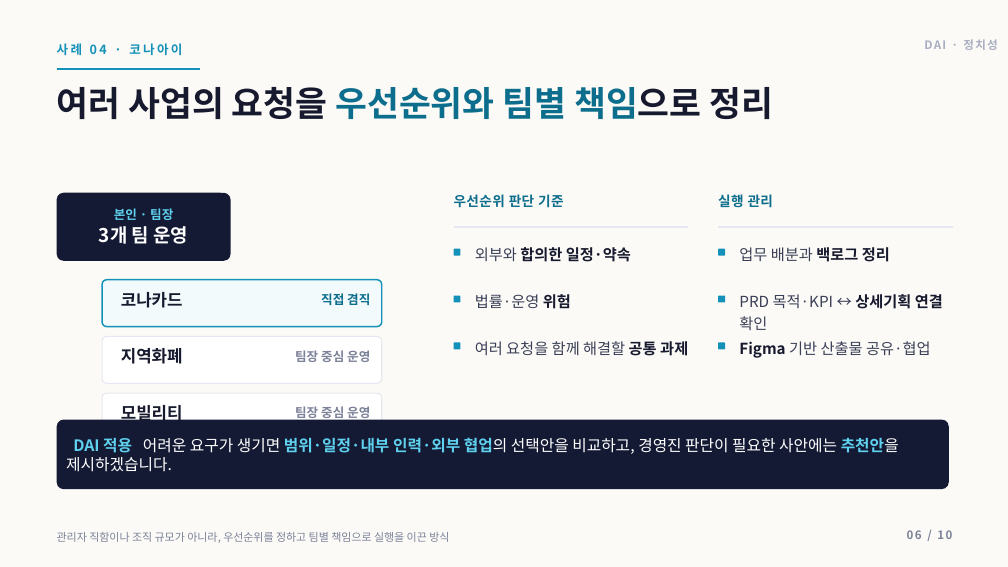
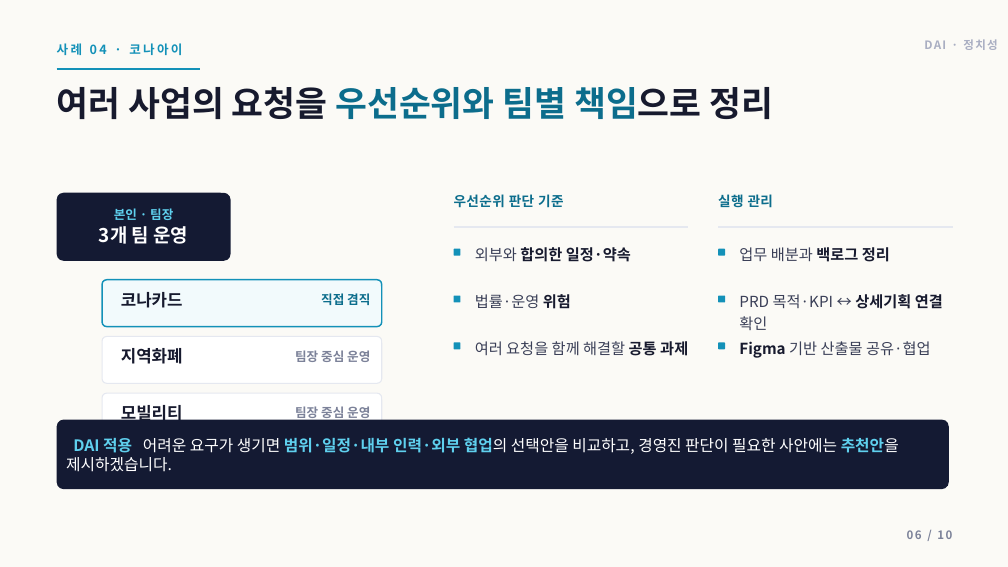
Before and after one commit to insightjung27/dai-healthcare-pt-deck-2, a slide deck: slide 6 of 정치성_DAI_AI헬스케어플랫폼팀장_면접PT.pptx. Drawn at 1008x567 pixels with LibreOffice and Linux fonts; fonts in the diff are those of the drawing. Boxes give left, top, right and bottom in pixels: in the first picture for what was removed or moved away, otherwise in the second. Text is boxed around its words. In the diff, an @@ line names an element or a change of style, - is before the commit and + after.

```diff
--- a/정치성_DAI_AI헬스케어플랫폼팀장_면접PT.pptx
+++ b/정치성_DAI_AI헬스케어플랫폼팀장_면접PT.pptx
@@ text removed at bbox=[57, 532, 449, 543] @@
-관리자 직함이나 조직 규모가 아니라, 우선순위를 정하고 팀별 책임으로 실행을 이끈 방식
```
Also in this commit, not shown: 7 other slides changed, 3 other files.
